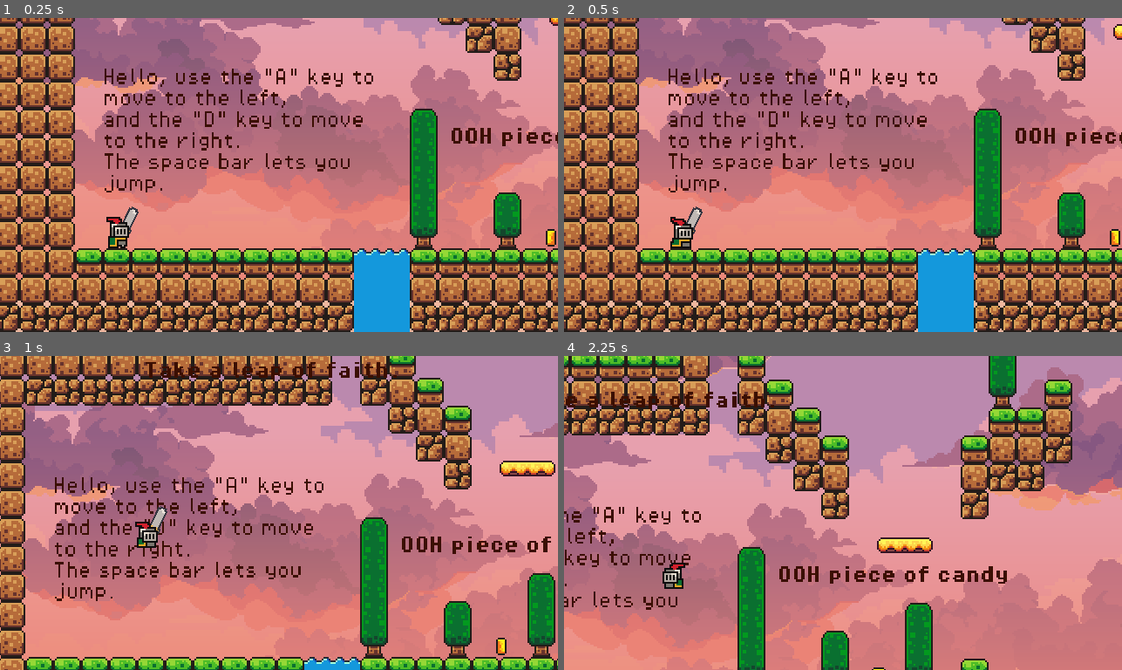
Above: before the commit, frames 1-4 (two rows, left to right).
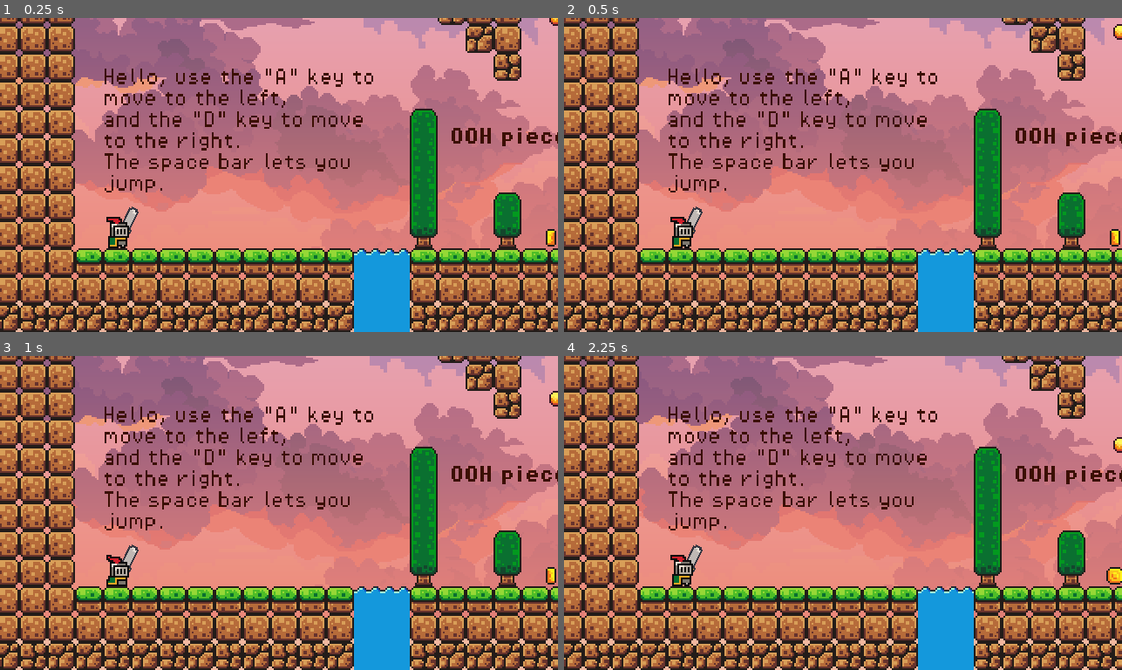
Above: after the commit, the same moments.

Repository: PR0M3TH3U515/intro_to_game_engines
Game: Godot game, scene res://scenes/game.tscn
Two runs of this game, one before a commit and one after it. Both use one fixed random seed, a clock stepped at 60 frames per second and the inputs below.
Inputs (mouse positions are in pixels of both pictures, inside the frame that each line leads up to):
- Up to frame 1 (0.25 s): no input
- Up to frame 2 (0.5 s): no input
- Up to frame 3 (1 s): move the mouse to (401, 497) at 0.52 s; hold D (move_right) from 0.53 s (still down); tap Space (jump) at 0.6, 0.77 s
- Up to frame 4 (2.25 s): tap Space (jump) at 1.07, 1.52, 1.55, 1.82, 2.1 s; move the mouse to (731, 528) at 1.27 s; click (731, 528) at 1.35 s; move the mouse to (898, 443) at 2.02 s; release D (move_right) at 2.03 s; hold A (move_left) from 2.03 s (still down)

Frame 1 is identical in both runs. In frame 2, 0.2% of the frame differs, in the area x 19-24%, y 63-74%; in frame 3, 87%; in frame 4, 93%, in the area x 0-100%, y 0-100%.
Error after the commit: Parse Error: Expected statement, found "Indent" instead. (res://scripts/player.gd:70)

Commit message:
Damage WIP

Diff:
--- a/scripts/player.gd
+++ b/scripts/player.gd
@@ -66,6 +66,30 @@
 func jump(multi: float = 1):
 	velocity.y = JUMP_VELOCITY * multi
 
+#func take_dmg(damage: int, hit_you:Vector2):
+		var hit_direction: Vector2 = hit.pos.direction_to(global_position)
+		boost_amount - hit_direction * 30
+		current_health += damage
+		animation_player.play("take_damage")
+		if current_health <= 0:
+			die()
+
+#else:
+
+		Engine.time_scale = 0.7 * damage
+		var tween = get_tree().create_tween()
+		tween.set_ignore_time_scale(true)
+		tween.tween_property(Engine, "time_scale", 1.0, 0.3)
+
+#func die():
+	if !dting:
+		dying = true
+		Engine.time_scale = 0.3
+		get_node("CollisionShape2D"),queue_free()
+		await get_tree().create_timer(0.5).timeout
+		Engine.time_scale = 1.0
+		get_tree().reload_current_scene()
+
 func slash_atk():
 	animation_player.play("swing")
 	slashanim.show()
